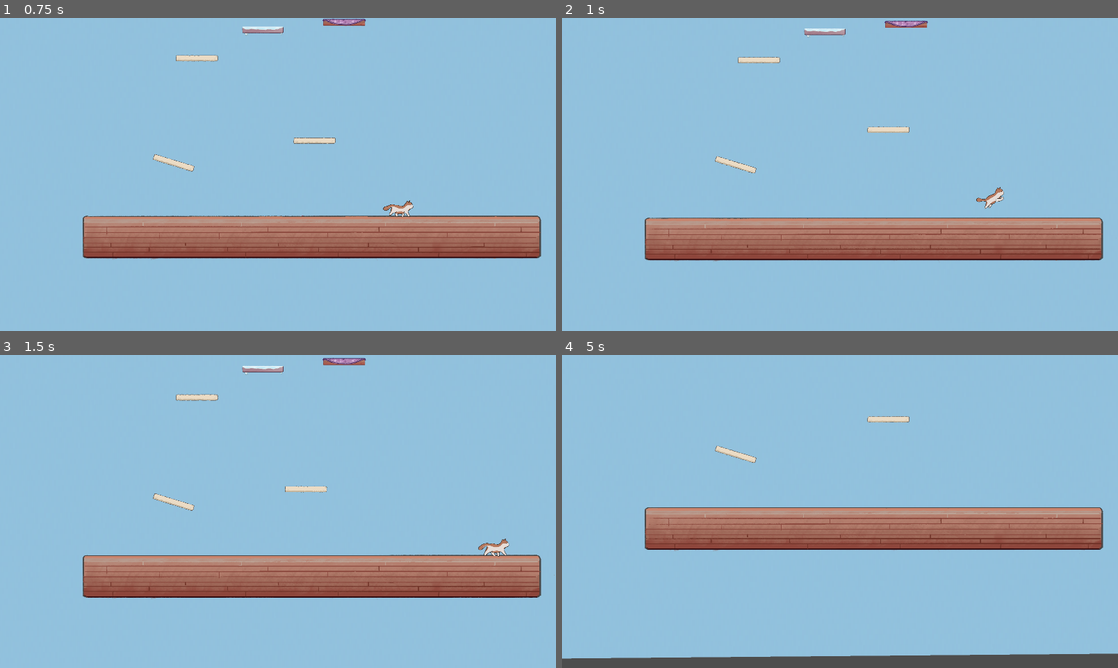
Above: before the commit, frames 1-4 (two rows, left to right).
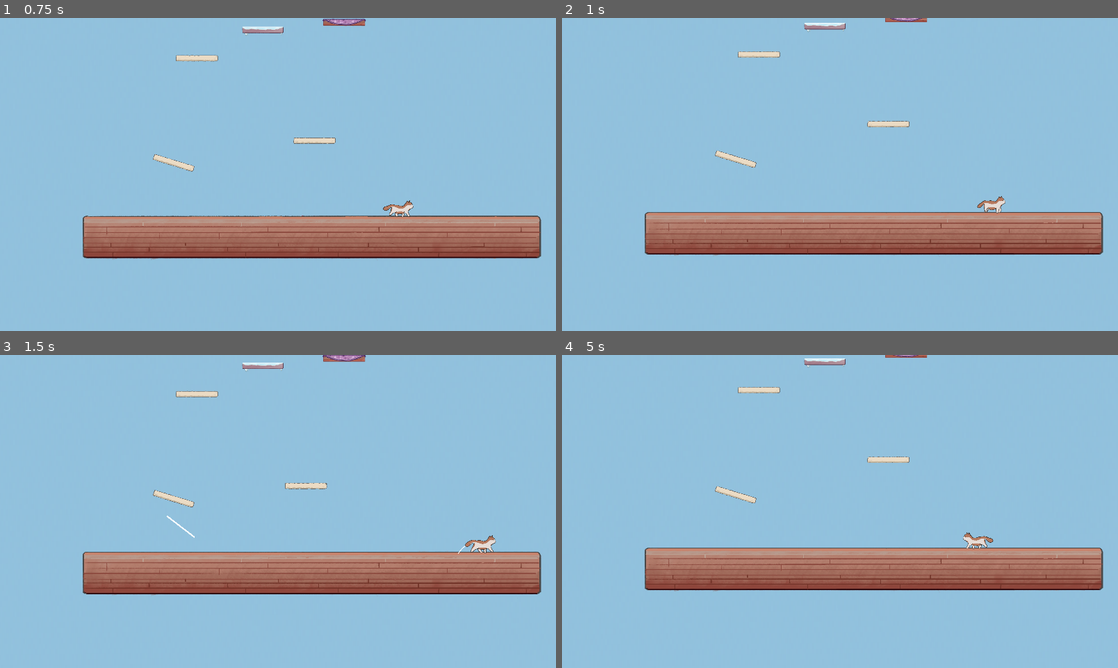
Above: after the commit, the same moments.

Repository: speedacm/Game-Dev-Catformer
Game: Godot game, scene res://Scenes/main.tscn
Same seed, same stepped clock (60 frames per second), same inputs: the game is played once before the commit and once after it.
Inputs (mouse positions are in pixels of both pictures, inside the frame that each line leads up to):
- Up to frame 1 (0.75 s): move the mouse to (400, 158) at 0.52 s; hold D (right) from 0.53 s (still down); hold Alt (sprint) from 0.53 s (still down); tap C (c) at 0.6 s; click (400, 158) at 0.67 s
- Up to frame 2 (1 s): keep holding D (right); keep holding Alt (sprint); tap Space (hop) at 0.77 s
- Up to frame 3 (1.5 s): tap Space (hop) at 1.07 s; release D (right) at 1.25 s; release Alt (sprint) at 1.25 s; drag from (166, 527) to (250, 574) at 1.27 s
- Up to frame 4 (5 s): move the mouse to (895, 442) at 2.02 s; hold A (left) 2.03-2.75 s; tap Space (hop) at 2.1, 3.77, 3.8, 4.07 s; tap C (c) at 2.3, 3.6 s; drag from (812, 574) to (673, 464) at 2.77 s; move the mouse to (1006, 558) at 3.52 s; hold D (right) 3.53-4.25 s; drag from (673, 464) to (756, 433) at 4.27 s

Frame 1 is identical in both runs. In frame 2, 7.4% of the frame differs, in the area x 14-98%, y 0-78%; in frame 3, 7.1%; in frame 4, 27%, in the area x 0-100%, y 0-100%.

Commit message:
Remove hopping for now

Diff:
--- a/Scripts/kineplayer.gd
+++ b/Scripts/kineplayer.gd
@@ -3,7 +3,6 @@
 @onready var dragline = get_parent().get_node("dragline")
 const SPEED = 600.0
 const JUMP_VELOCITY = -400.0
-const HOP_VELOCITY = -400.0
 var friction = 0
 var mouse_start := Vector2.ZERO # starting point of dragline
 var mouse_fin := Vector2.ZERO # ending point of dragline
@@ -36,8 +35,6 @@
 		var sprint = 1
 		if Input.is_action_pressed("sprint"):
 			sprint = 1.5
-		if Input.is_action_just_pressed("hop"):
-			velocity.y = HOP_VELOCITY * sprint
 		if direction:
 			direction /= abs(direction)
 			velocity.x = direction * SPEED * sprint
